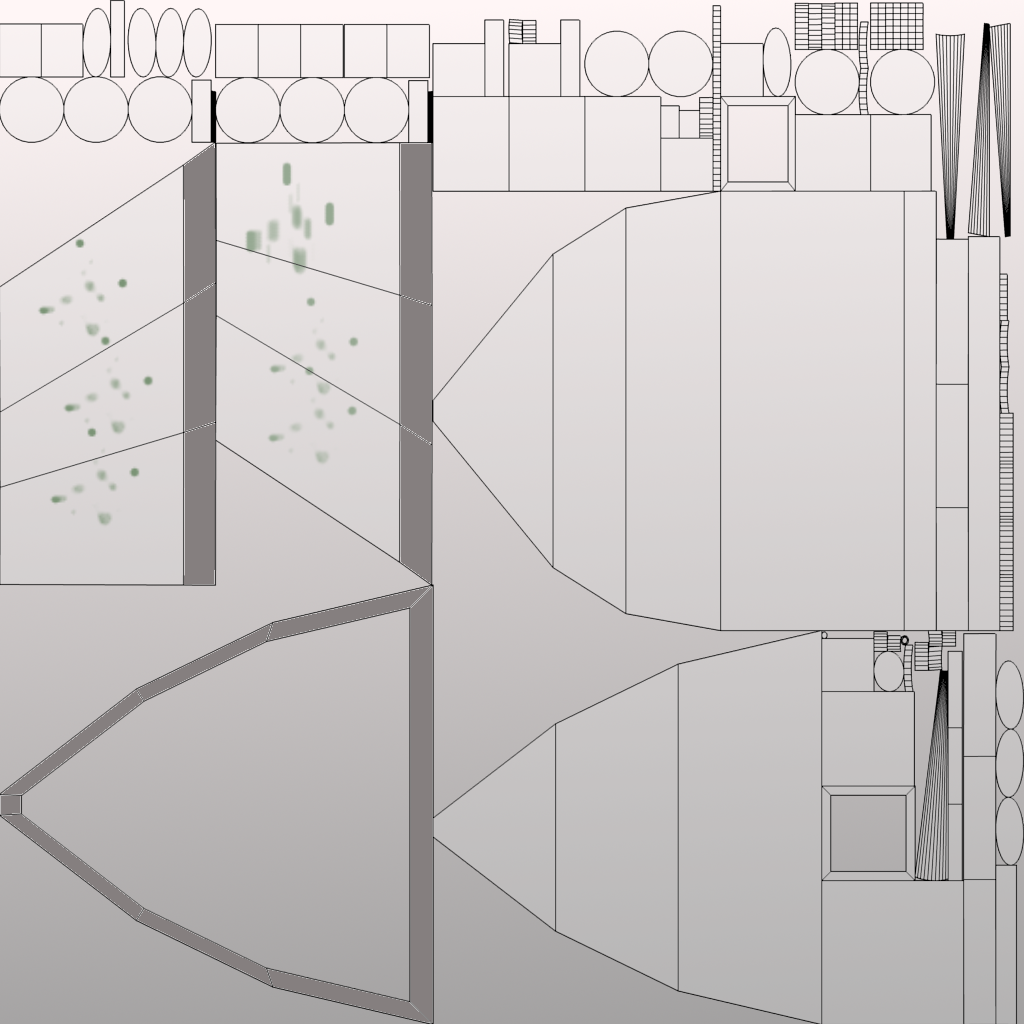
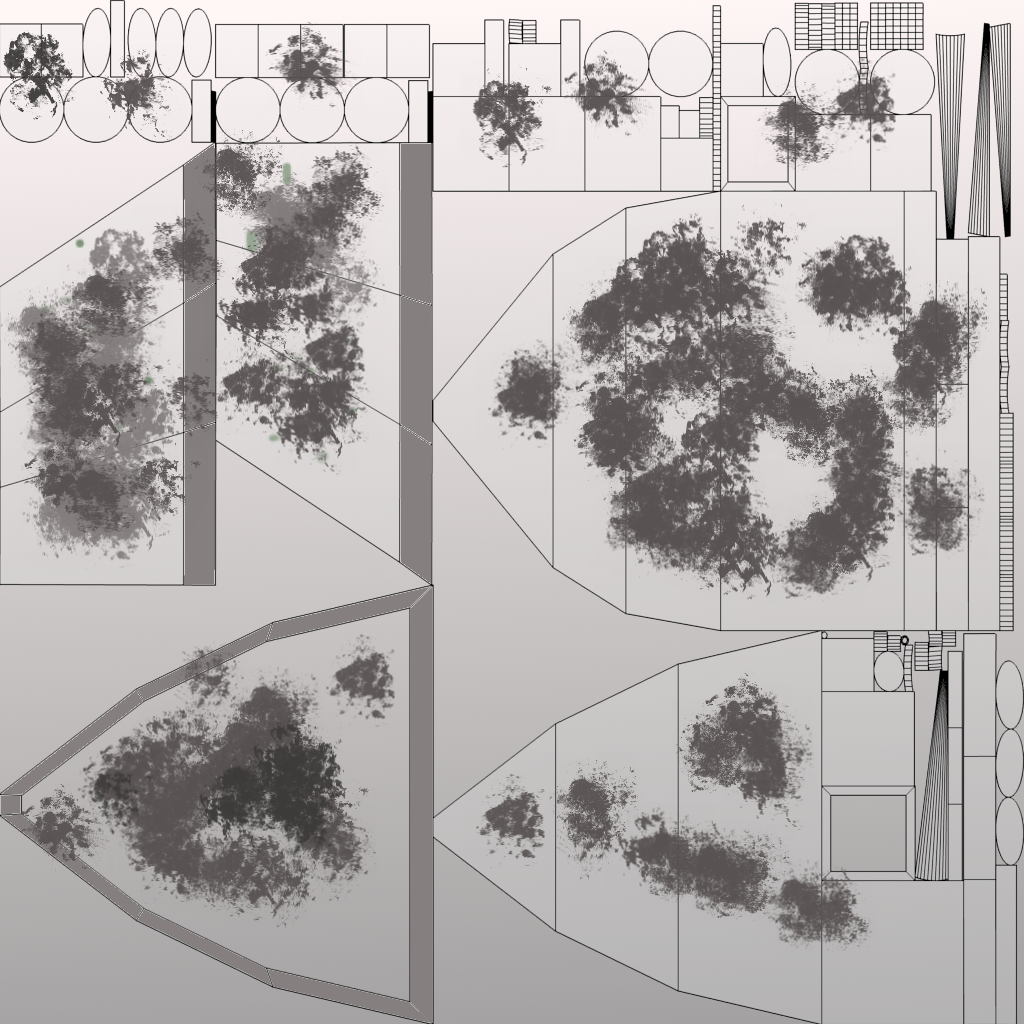
Comparing the layer stacks of the two 1024 x 1024 images. Changes:
painted on "proa.png" over [left=0, top=19, right=991, bottom=954]
